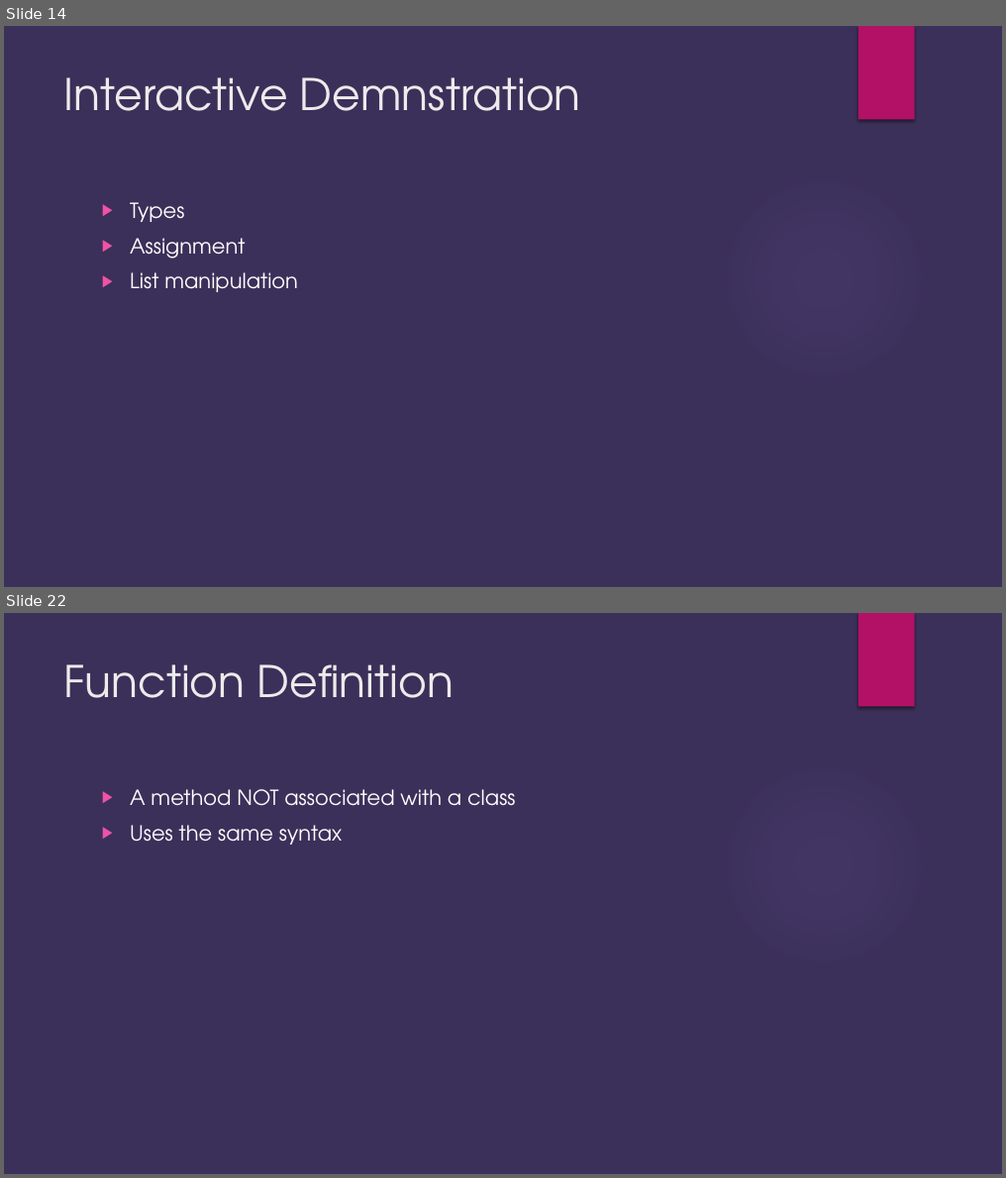
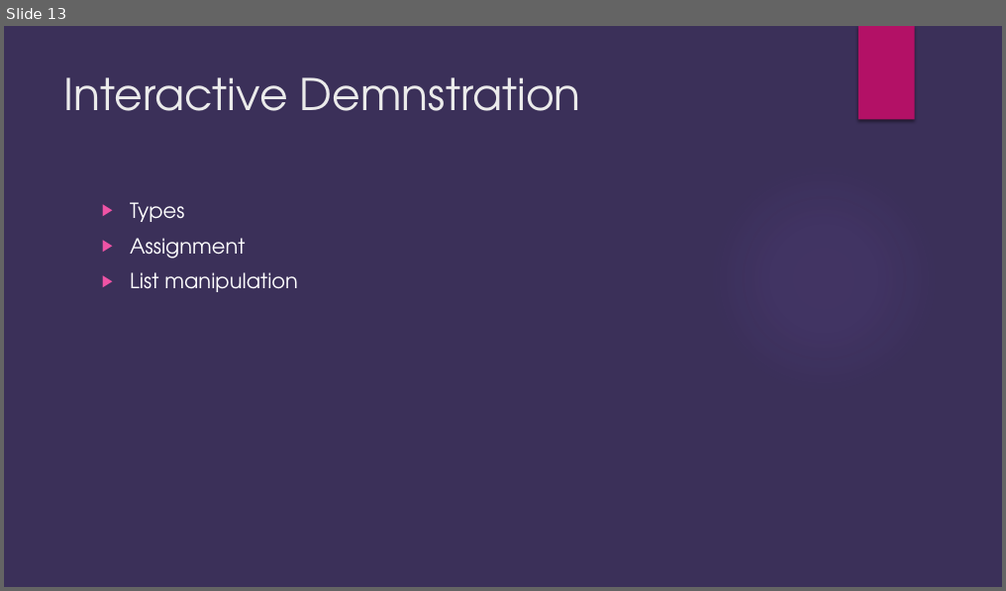
Before and after one commit to brianjgrier/Python-Overview, a slide deck: Python Introduction.pptx. Shown one above the other, each under a label of ours: slides 14 and 22 before the commit, slide 13 after it; the slides between them are not shown. The pictures are 1006x1178 and 1006x591 pixels, drawn with LibreOffice and Linux fonts; fonts in the diff are those of the drawing; background and template pictures are left out. Boxes give left, top, right and bottom in pixels: in the first picture for what was removed or moved away, otherwise in the second. Text is boxed around its words. In the diff, an @@ line names an element or a change of style, - is before the commit and + after.

```diff
--- a/Python Introduction.pptx
+++ b/Python Introduction.pptx
@@ slide 22 removed at box(4, 613, 1002, 1174), background #3B3059; not listed: 2 template elements that a slide beside it also shows @@
@@ title removed at box(64, 664, 453, 698) @@
-Function Definition
@@ text removed at box(130, 789, 515, 845) @@
-▶ A method NOT associated with a class
-▶ Uses the same syntax
@@ what was slide 14 is now slide 13 @@
```
Also in this commit, not shown: 10 slides changed, 7 other slides removed.
